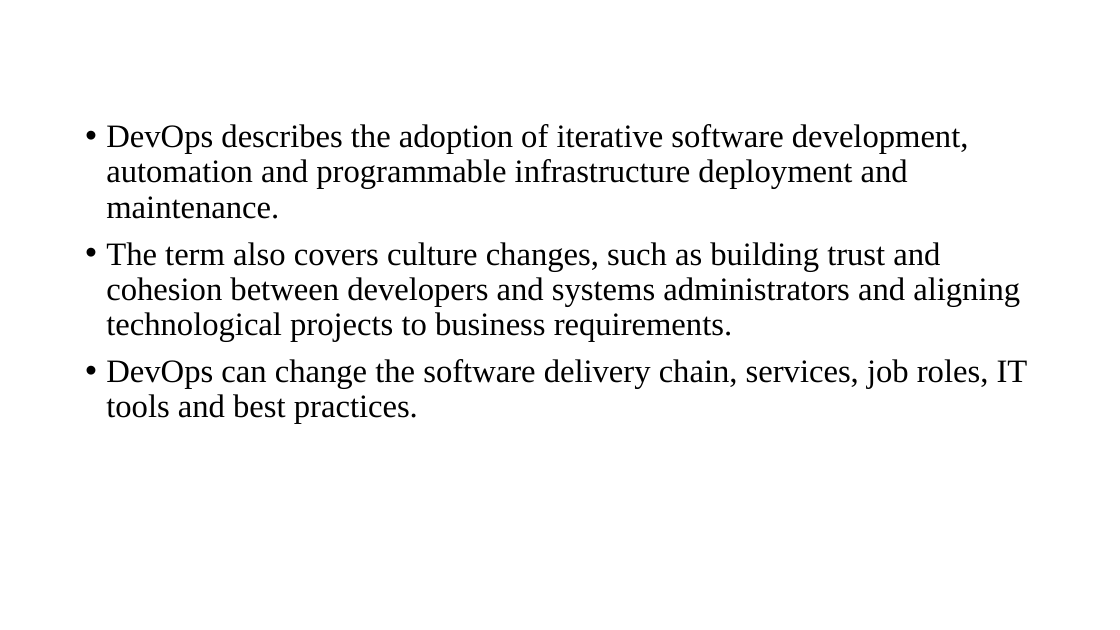
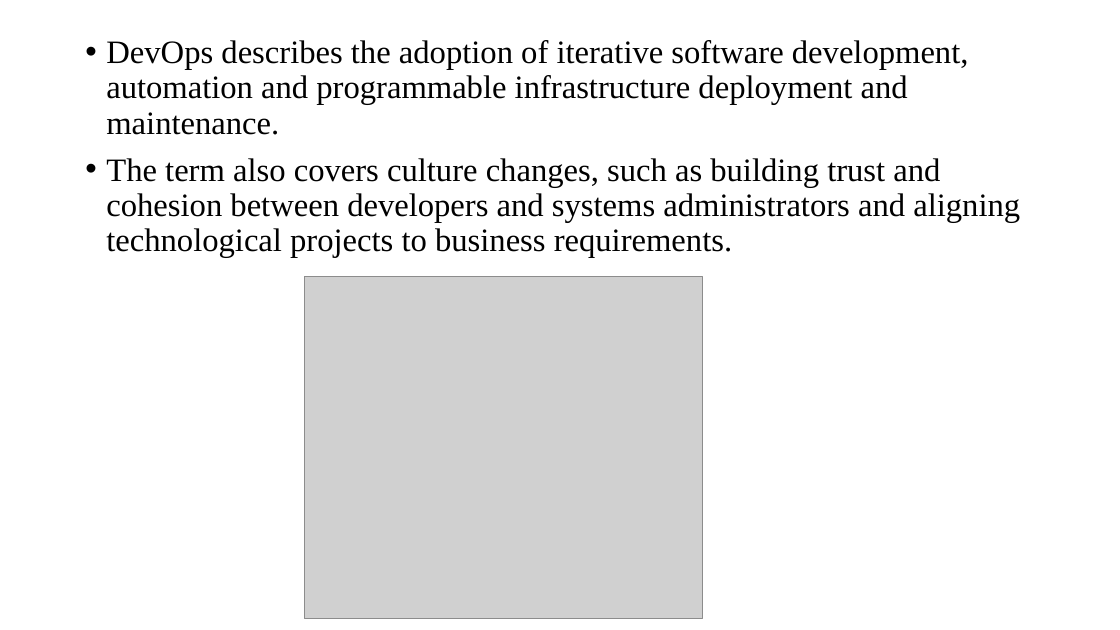
Before and after one commit to TechieeRishi/SEISAII-DevOps, a slide deck: slide 3 of Software Engineering ISA II DevOps - S19-412^0S19-205.pptx. Drawn at 1120x630 pixels with LibreOffice and Linux fonts; fonts in the diff are those of the drawing; grey boxes stand for pictures. Boxes give left, top, right and bottom in pixels: in the first picture for what was removed or moved away, otherwise in the second. Text is boxed around its words. In the diff, an @@ line names an element or a change of style, - is before the commit and + after.

```diff
--- a/Software Engineering ISA II DevOps - S19-412^0S19-205.pptx
+++ b/Software Engineering ISA II DevOps - S19-412^0S19-205.pptx
@@ text "DevOps describes the adoption of ...": place and size @@
-text "DevOps describes the adoption of ..." at [106, 124, 1028, 424]
+text "DevOps describes the adoption of ..." at [106, 40, 1020, 258]
@@ picture added at [304, 276, 702, 618] @@
@@ text at [106, 359, 1028, 424]: paragraph removed @@
-• DevOps can change the software delivery chain, services, job roles, IT tools and best practices.
```
Also in this commit, not shown: 3 other slides changed.
